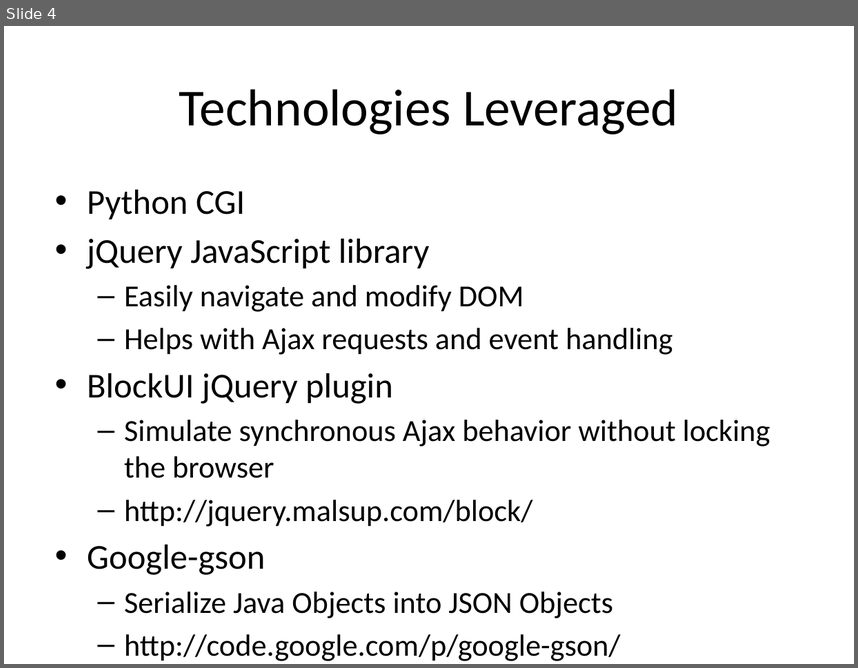
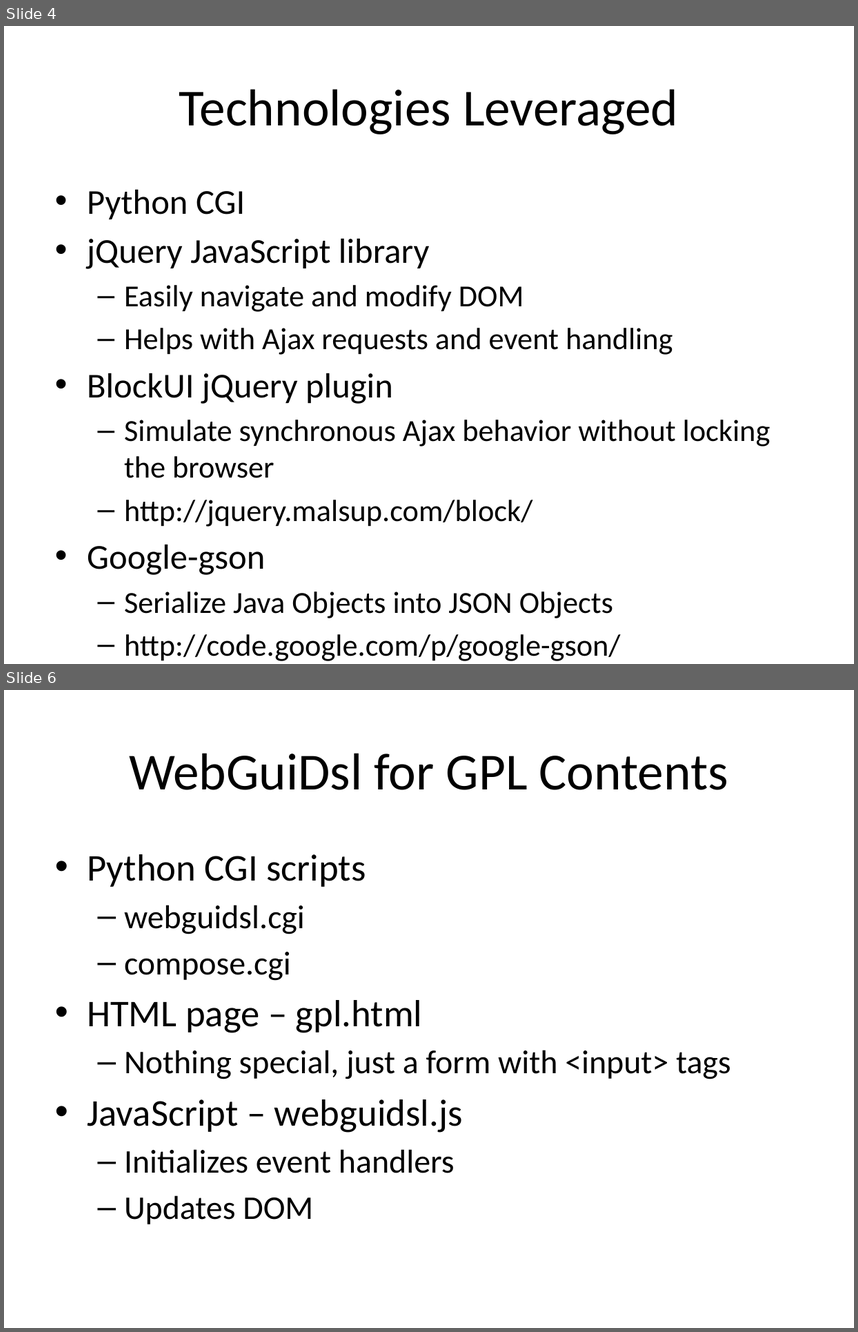
Before and after one commit to toomanyjoes/spring2011-cs392, a slide deck: SamPresentation.pptx. Shown one above the other, each under a label of ours: slide 4 before the commit, slides 4 and 6 after it; the slides between them are not shown. The pictures are 858x668 and 858x1332 pixels, drawn with LibreOffice and Linux fonts; fonts in the diff are those of the drawing. Boxes give left, top, right and bottom in pixels: in the first picture for what was removed or moved away, otherwise in the second. Text is boxed around its words. In the diff, an @@ line names an element or a change of style, - is before the commit and + after.

```diff
--- a/SamPresentation.pptx
+++ b/SamPresentation.pptx
@@ slide 6 added at [4,690,854,1328], background #FFFFFF @@
@@ title added at [129,753,728,790], 44 pt, text #000000 @@
+WebGuiDsl for GPL Contents
@@ text added at [87,854,731,1224], 28 pt, text #000000 @@
+• Python CGI scripts
+  – webguidsl.cgi
+  – compose.cgi
+• HTML page – gpl.html
+  – Nothing special, just a form with <input> tags
+• JavaScript – webguidsl.js
+  – Initializes event handlers
+  – Updates DOM
```
Also in this commit, not shown: 1 slide changed, 2 other slides added, 1 slide removed.
